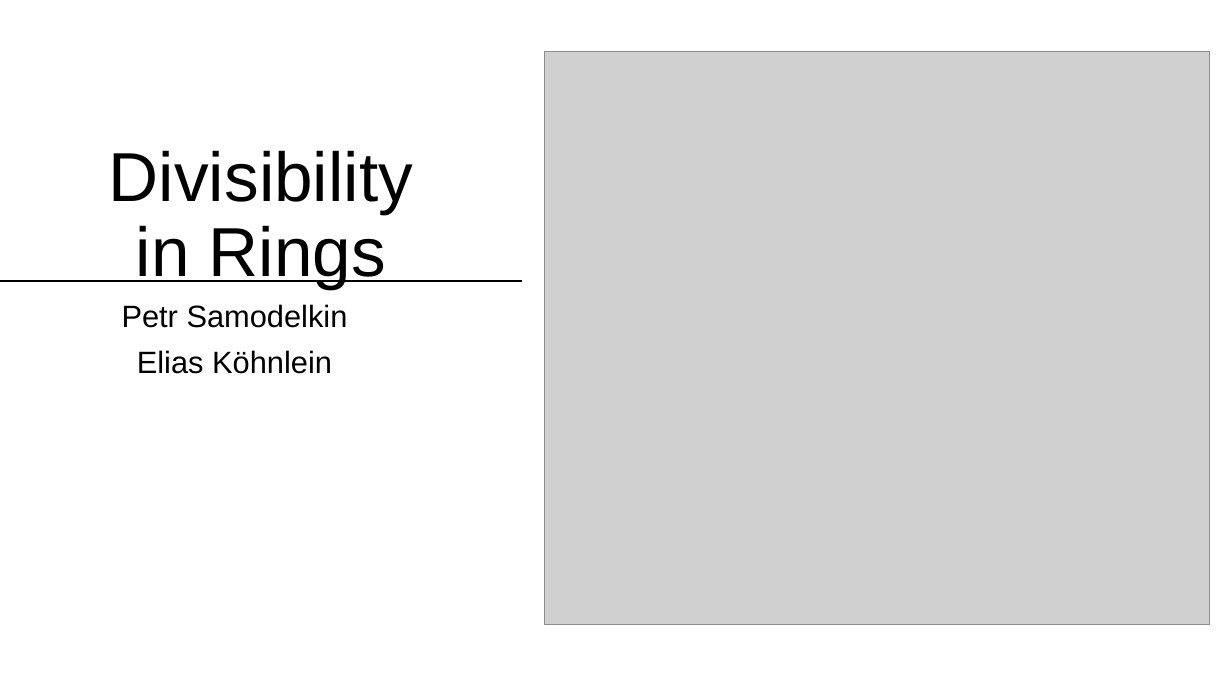
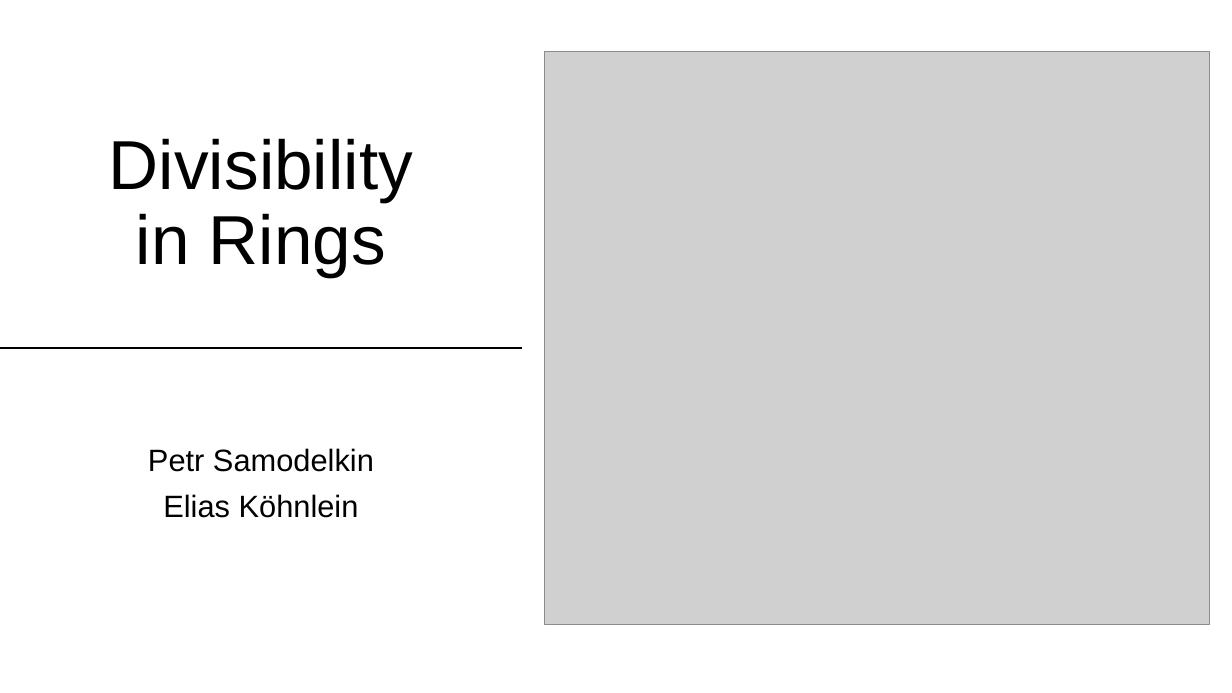
Before and after one commit to matematiflo/CompAssistedMath2024, a slide deck: slide 1 of Lean/Projects/06. Divisibility in rings (Algebra 1)/powerpoint/Lean Präsentation version 08.07.pptx. Drawn at 1232x693 pixels with LibreOffice and Linux fonts; fonts in the diff are those of the drawing; grey boxes stand for pictures. Boxes give left, top, right and bottom in pixels: in the first picture for what was removed or moved away, otherwise in the second. Text is boxed around its words. In the diff, an @@ line names an element or a change of style, - is before the commit and + after.

```diff
--- a/Lean/Projects/06. Divisibility in rings (Algebra 1)/powerpoint/Lean Präsentation version 08.07.pptx
+++ b/Lean/Projects/06. Divisibility in rings (Algebra 1)/powerpoint/Lean Präsentation version 08.07.pptx
@@ title "Divisibility in Rings": place and size @@
-title "Divisibility in Rings" at [109, 150, 413, 289]
+title "Divisibility in Rings" at [109, 138, 413, 277]
@@ line moved from (0, 282) - (522, 282) to (0, 348) - (522, 348) @@
@@ subtitle "Petr Samodelkin": place and size @@
-subtitle "Petr Samodelkin" at [122, 304, 348, 374]
+subtitle "Petr Samodelkin" at [148, 448, 374, 518]
```
Also in this commit, not shown: 8 other slides changed, 2 other files.
